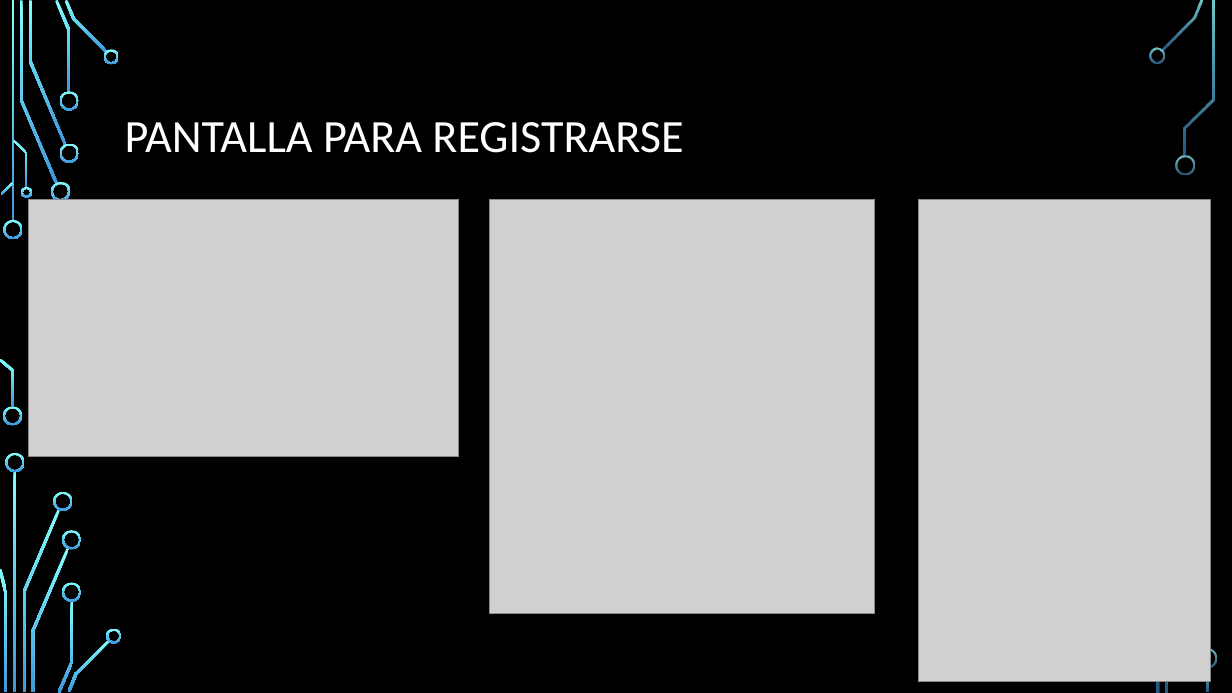
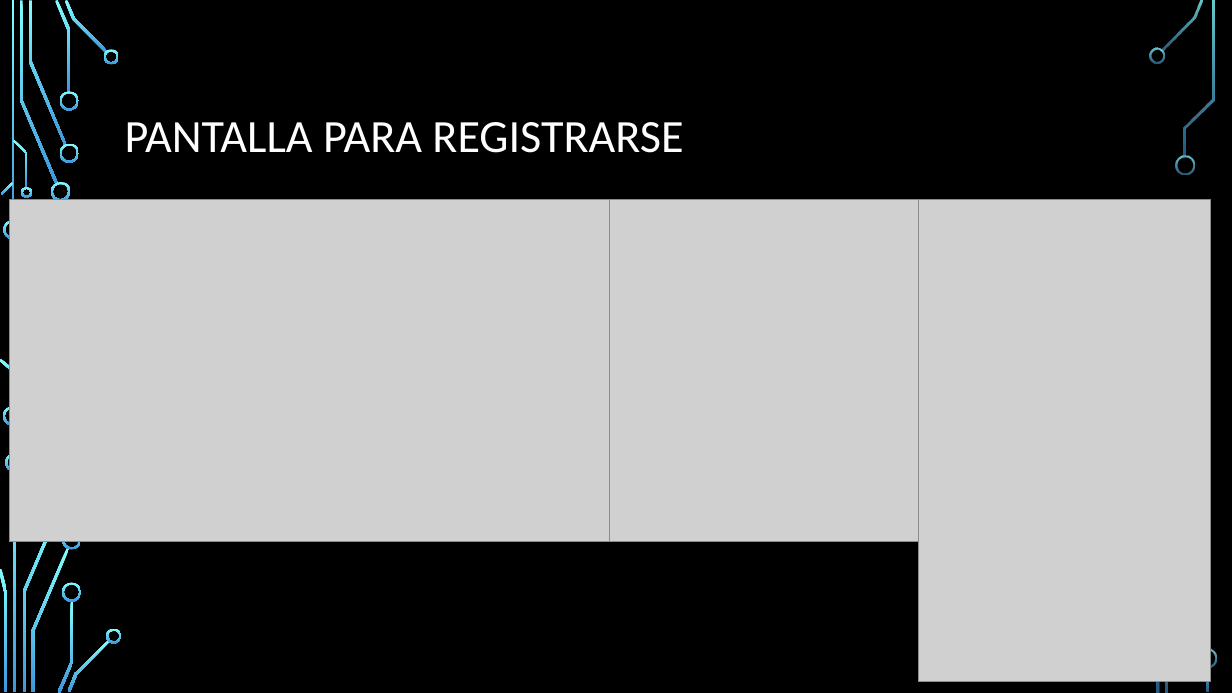
Before and after one commit to MauryBenavidez/School-maps, a slide deck: slide 3 of Presentacion School Maps/SchoolMapsPresentacion.pptx. Drawn at 1232x693 pixels with LibreOffice and Linux fonts; fonts in the diff are those of the drawing; grey boxes stand for pictures; background and template pictures are left out. Boxes give left, top, right and bottom in pixels: in the first picture for what was removed or moved away, otherwise in the second. Text is boxed around its words. In the diff, an @@ line names an element or a change of style, - is before the commit and + after.

```diff
--- a/Presentacion School Maps/SchoolMapsPresentacion.pptx
+++ b/Presentacion School Maps/SchoolMapsPresentacion.pptx
@@ picture: place and size @@
-picture at box(29, 200, 458, 457)
+picture at box(9, 200, 609, 543)
@@ picture: place and size @@
-picture at box(490, 200, 875, 615)
+picture at box(600, 200, 919, 543)
@@ freeform shape removed at box(54, 492, 73, 511) @@
```
Also in this commit, not shown: 2 other slides changed, 1 slide added, 5 other files.
